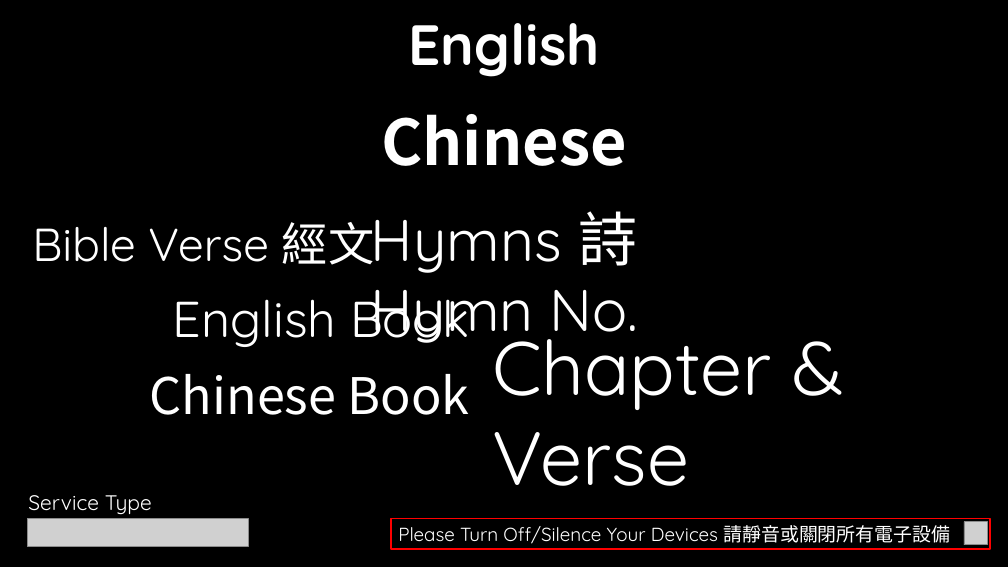
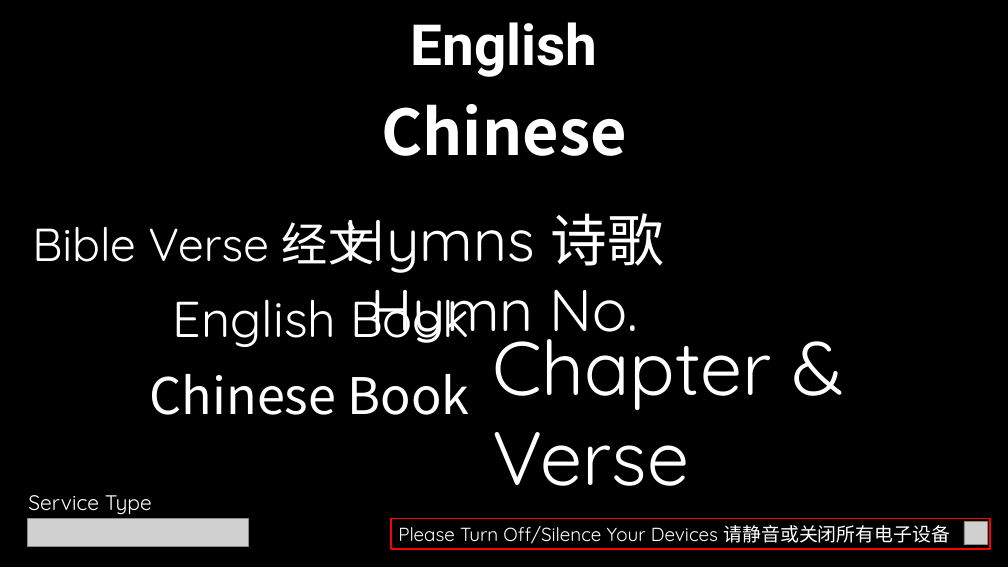
Before and after one commit to calebchanwy/tjc-powerpoint, a slide deck: slide 1 of TJCPowerPoint/Resources/ServiceWidescreen.pptx. Drawn at 1008x567 pixels with LibreOffice and Linux fonts; fonts in the diff are those of the drawing; grey boxes stand for pictures. Boxes give left, top, right and bottom in pixels: in the first picture for what was removed or moved away, otherwise in the second. Text is boxed around its words. In the diff, an @@ line names an element or a change of style, - is before the commit and + after.

```diff
--- a/TJCPowerPoint/Resources/ServiceWidescreen.pptx
+++ b/TJCPowerPoint/Resources/ServiceWidescreen.pptx
@@ text "English" at [410, 22, 597, 77]: font Quicksand to Roboto @@
@@ text "Chinese": place and size @@
-text "Chinese" at [381, 114, 627, 166]
+text "Chinese" at [381, 104, 627, 156]
@@ text at [32, 220, 374, 265]: text changed @@
-Bible Verse 經文
+Bible Verse 经文
@@ text at [344, 213, 664, 273]: text changed @@
-Hymns 詩
+Hymns 诗歌
@@ text in rectangle at [398, 525, 950, 544]: text changed @@
-Please Turn Off/Silence Your Devices 請靜音或關閉所有電子設備
+Please Turn Off/Silence Your Devices 请静音或关闭所有电子设备
```
Also in this commit, not shown: 7 other slides changed, 30 other files.
